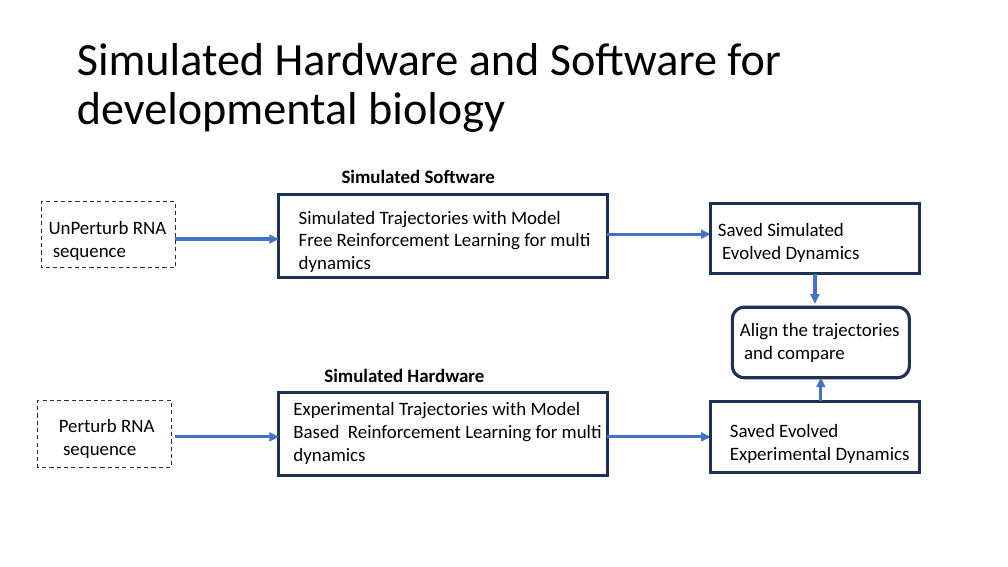
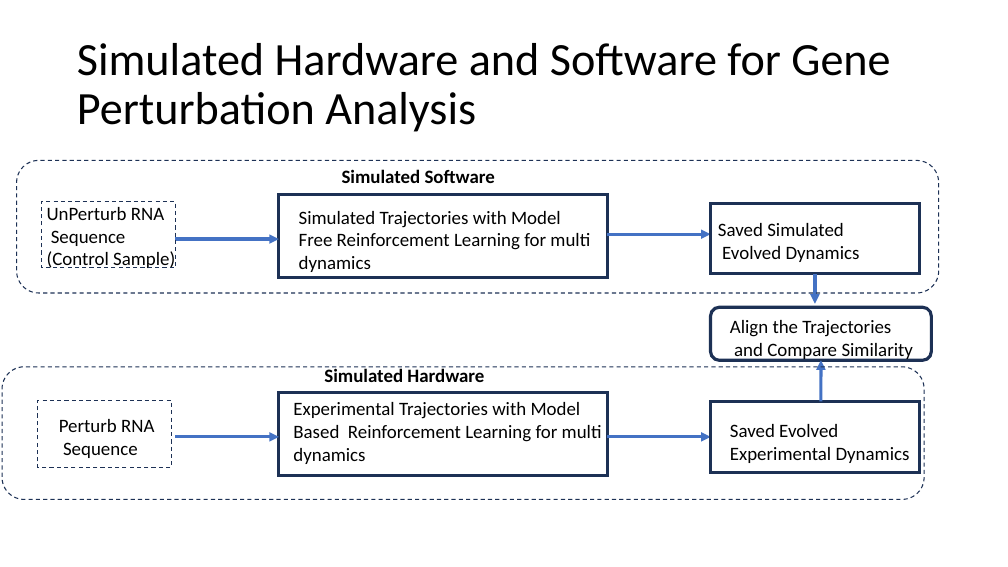
Before and after one commit to boabangf/GNN_RL_gene_trajectory_perturbation, a slide deck: slide 9 of ppt slides for omic codeathon (1).pptx. Drawn at 1008x567 pixels with LibreOffice and Linux fonts; fonts in the diff are those of the drawing. Boxes give left, top, right and bottom in pixels: in the first picture for what was removed or moved away, otherwise in the second. Text is boxed around its words. In the diff, an @@ line names an element or a change of style, - is before the commit and + after.

```diff
--- a/ppt slides for omic codeathon (1).pptx
+++ b/ppt slides for omic codeathon (1).pptx
@@ title at (77, 43, 890, 132): text changed @@
-Simulated Hardware and Software for developmental biology
+Simulated Hardware and Software for Gene Perturbation Analysis
@@ rounded rectangle added at (17, 160, 939, 293), outline #1E3256 1 pt dashed @@
@@ text "UnPerturb RNA": place and size @@
-text "UnPerturb RNA" at (49, 221, 166, 260)
+text "UnPerturb RNA" at (47, 207, 175, 268)
@@ text at (47, 230, 175, 268): text changed @@
-sequence
+Sequence
+(Control Sample)
@@ rounded rectangle: place and size @@
-rounded rectangle at (733, 307, 910, 377)
+rounded rectangle at (711, 307, 932, 360)
@@ text at (730, 320, 914, 361): text changed @@
-Align the trajectories
-and compare
+Align the Trajectories
+and Compare Similarity
@@ rounded rectangle added at (2, 367, 925, 499), outline #1E3256 1 pt dashed @@
@@ arrow moved from (821, 402) - (821, 378) to (821, 402) - (821, 361) @@
@@ text at (63, 442, 138, 458): text changed @@
-sequence
+Sequence
```
Also in this commit, not shown: 2 other slides changed.
